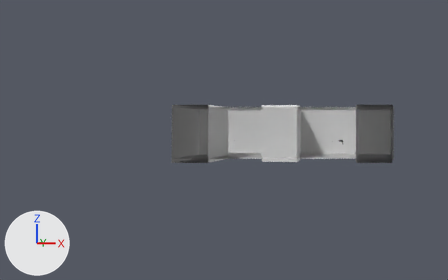
One commit to the Blender file Resources/Level/level3.blend: the scene before it, then after it.
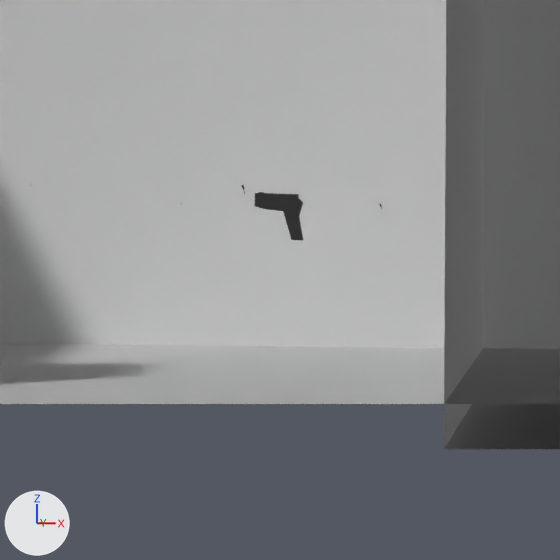
The first picture shows the older version from a 50 mm lens placed at (14.8, -93.9, 5.5), pointed at (-8.0, -1.8, 3.5). The close-ups show both versions on the part from 71% to 82% of the width and 44% to 62% of the height of that picture; other places that the commit changed are outside them. Every picture has the same lights, and +X, +Y and +Z are marked at lower left. Everything nearer to the camera than a plane just in front of the edit is cut away.
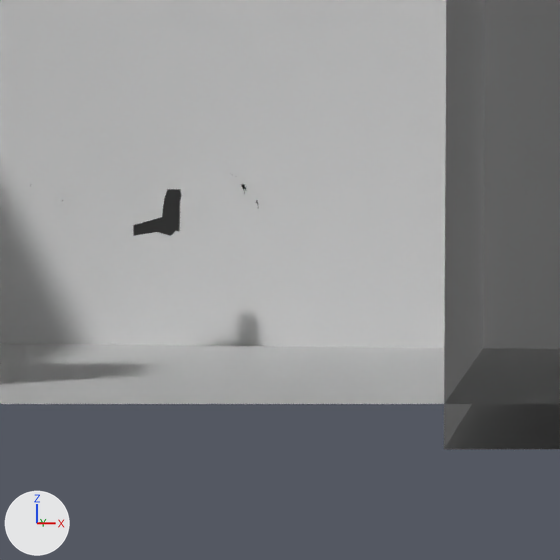
What differs and where, as boxes (x1, y1, x2, y2) in the close-ups (560 x 560 px):
'Cube.008', moved (not visible afterwards): before (175, 48, 386, 356)
'Cube.001', moved (not visible before): after (56, 48, 262, 349)
'立方体.005', turned, moved (not visible afterwards): before (255, 192, 304, 240)
'立方体.001', turned, moved (not visible before): after (133, 189, 182, 236)

Diff of the bpy script that builds the scene:
```diff
--- a/Resources/Level/level3.blend.py
+++ b/Resources/Level/level3.blend.py
@@ ob_cube_008 @@
 ob_cube_008 = bpy.data.objects.new('Cube.008', me_cube_008)
-ob_cube_008.location = (7.72, 32.01, 2.47)
+ob_cube_008.location = (-11.79, 34.13, 2.47)
 ob_cube_008.rotation_mode = 'ZXY'
@@ ob_立方体_005 @@
 ob_立方体_005.location = (-53.53, -2.878, 2.474)
-ob_立方体_005.rotation_euler = (0.0, 0.0, -1.571)  # degrees (0, 0, -90)
+ob_立方体_005.rotation_euler = (-1.571, -1.571, 0.0)  # degrees (-90, -90, 0)
 ob_立方体_005.scale = (0.42, 0.42, 0.42)
@@ ob_立方体_001 @@
 ob_立方体_001.location = (-53.53, -2.878, 2.474)
-ob_立方体_001.rotation_euler = (0.0, 0.0, -1.571)  # degrees (0, 0, -90)
+ob_立方体_001.rotation_euler = (-1.571, -1.571, 0.0)  # degrees (-90, -90, 0)
 ob_立方体_001.scale = (0.42, 0.42, 0.42)
@@ ob_cube_001 @@
 ob_cube_001 = bpy.data.objects.new('Cube.001', me_cube_004)
-ob_cube_001.location = (-16.13, 32.6, 2.47)
+ob_cube_001.location = (5.45, 34.13, 2.47)
 ob_cube_001.rotation_mode = 'ZXY'
```
